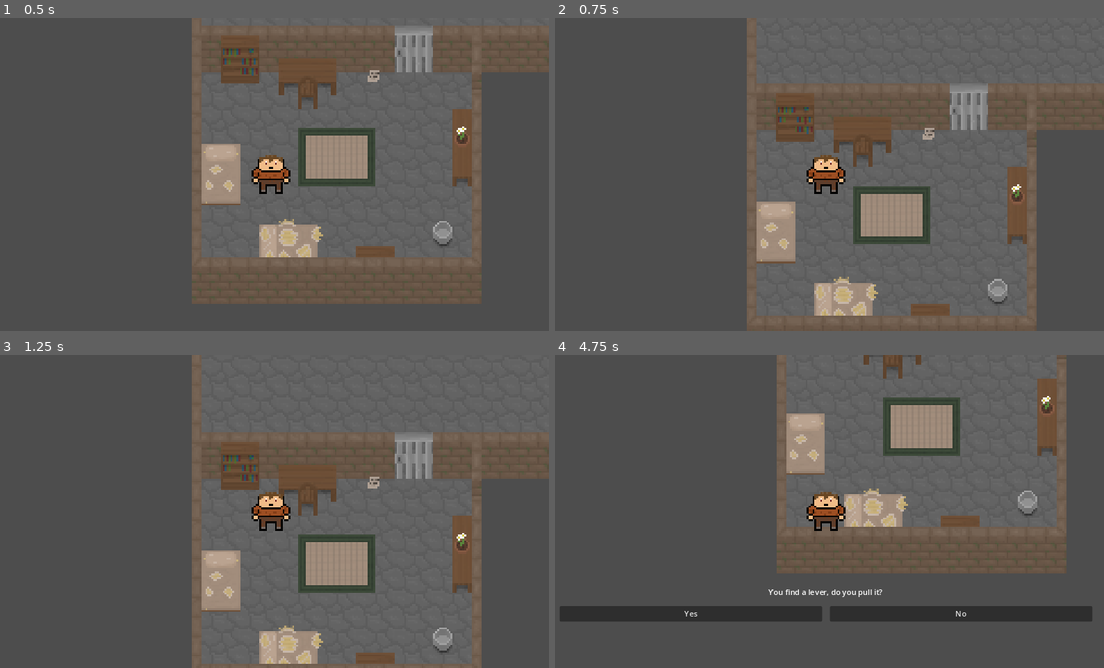
Above: before the commit, frames 1-4 (two rows, left to right).
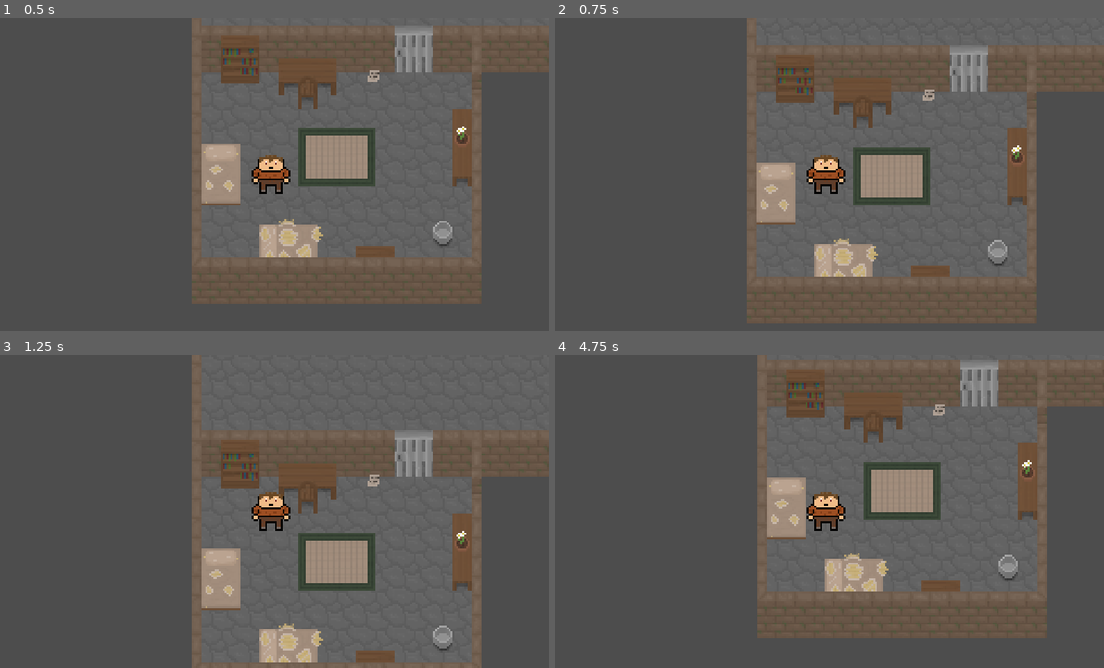
Above: after the commit, the same moments.

Repository: MastersUniversity/Deduction-RPG
Game: Godot game, scene res://open_room.tscn
The game is run twice, just before and just after one commit, with the same random seed, the same clock (stepped at 60 frames per second) and the same inputs. This scene is started directly instead of the project's main scene.
Inputs:
- Up to frame 1 (0.5 s): no input
- Up to frame 2 (0.75 s): tap Enter at 0.5 s; hold W (up) from 0.53 s (still down); tap Space (interact) at 0.6 s
- Up to frame 3 (1.25 s): keep holding W (up)
- Up to frame 4 (4.75 s): tap Space (interact) at 1.35, 2, 2.1, 2.85, 3.6, 4.35 s; release W (up) at 2.03 s; hold A (left) 2.03-3.53 s; tap Enter at 3.5 s; hold S (down) 3.53-4.28 s; hold D (right) from 4.28 s (still down)

Frame 1 is identical in both runs. In frame 2, 25% of the frame differs, in the area x 34-100%, y 8-100%; in frame 3, 1.8%; in frame 4, 34%, in the area x 0-100%, y 0-91%.

Commit message:
note fix

Diff:
--- a/Deduction-RPG/NPC1.gd
+++ b/Deduction-RPG/NPC1.gd
@@ -2,8 +2,10 @@
 
 
 func on_interact ():
-	print(1)
+	if self.name == "CellNote":
+		print("cell")
 	return self.name
+
 # Called when the node enters the scene tree for the first time.
 func _ready():
 	pass
--- a/Deduction-RPG/canvas_layer.gd
+++ b/Deduction-RPG/canvas_layer.gd
@@ -3,7 +3,7 @@
 var accumulator = 0
 var fixedTimeStep = 0.016*4#0.016 is a 1/60 fram
 var input_entered = false
-
+var wait
 signal lockUpdate(boolean)
 
 # Called when the node enters the scene tree for the first time.
@@ -12,6 +12,7 @@
 	$LineEdit.hide()
 	$NPC_dialog.visible = false
 	$exit_prompt.visible = false
+	wait = true
 
 
 # Called every frame. 'delta' is the elapsed time since the previous frame.
@@ -32,7 +33,9 @@
 		if len(result[1]) == 0 :#end of conversation
 			buttonOptions(0)
 			$exit_prompt.visible = true
-			if Input.is_action_just_pressed("interact"):
+			if Input.is_action_just_pressed("interact") and wait :
+				wait = false
+			elif Input.is_action_just_pressed("interact"):
 				$exit_prompt.visible = false
 				$NPC_dialog.visible = false
 				lockUpdate.emit(true)
--- a/Deduction-RPG/player.gd
+++ b/Deduction-RPG/player.gd
@@ -1,7 +1,7 @@
 extends CharacterBody2D
 
 
-const SPEED = 150.0
+const SPEED = 50.0
 var player_velocity = Vector2()
 
 var interactDist = 64
--- a/Deduction-RPG/player.tscn
+++ b/Deduction-RPG/player.tscn
@@ -7,6 +7,7 @@
 size = Vector2(16, 16)
 
 [node name="CharacterBody2D" type="CharacterBody2D"]
+z_index = 5
 script = ExtResource("1_up3n5")
 
 [node name="CollisionShape2D" type="CollisionShape2D" parent="."]
